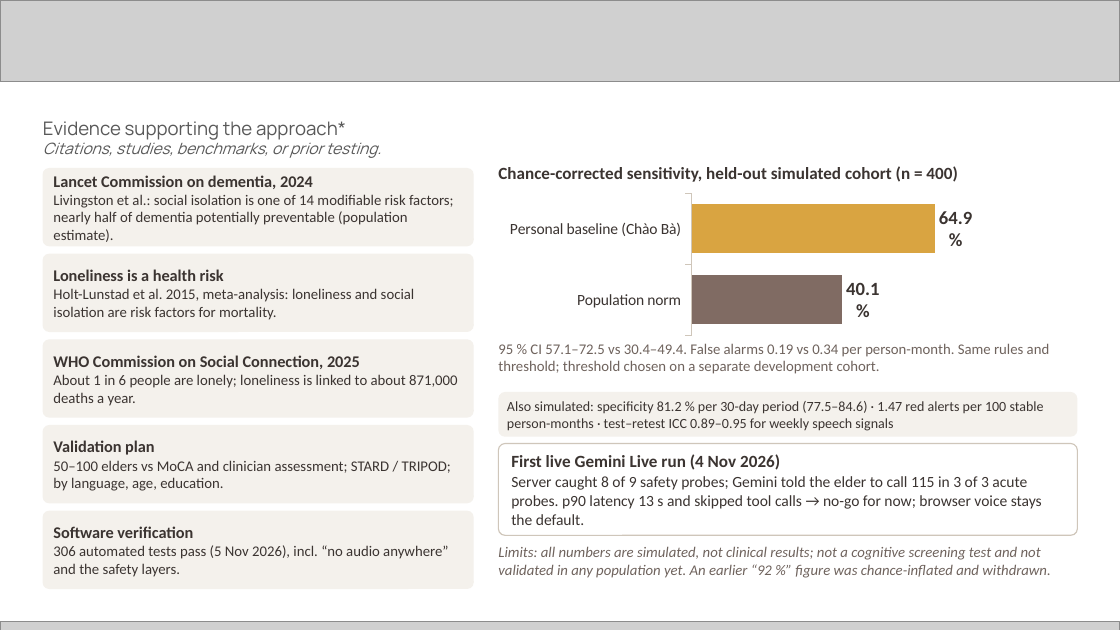
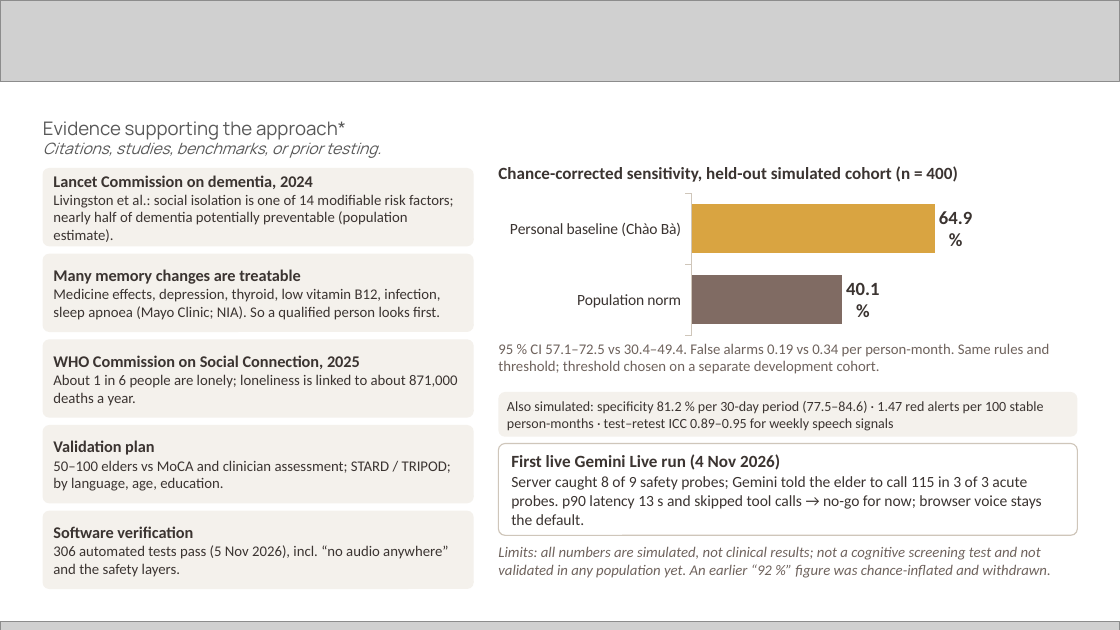
Before and after one commit to TinhVoLab/Chao-ba, a slide deck: slide 7 of docs/deck/ChaoBa_Submission.pptx. Drawn at 1120x630 pixels with LibreOffice and Linux fonts; fonts in the diff are those of the drawing; grey boxes stand for pictures. Boxes give left, top, right and bottom in pixels: in the first picture for what was removed or moved away, otherwise in the second. Text is boxed around its words. In the diff, an @@ line names an element or a change of style, - is before the commit and + after.

```diff
--- a/docs/deck/ChaoBa_Submission.pptx
+++ b/docs/deck/ChaoBa_Submission.pptx
@@ text in rounded rectangle at (53, 269, 440, 320): text changed @@
-Loneliness is a health risk
-Holt-Lunstad et al. 2015, meta-analysis: loneliness and social isolation are risk factors for mortality.
+Many memory changes are treatable
+Medicine effects, depression, thyroid, low vitamin B12, infection, sleep apnoea (Mayo Clinic; NIA). So a qualified person looks first.
```
Also in this commit, not shown: 3 other files.
